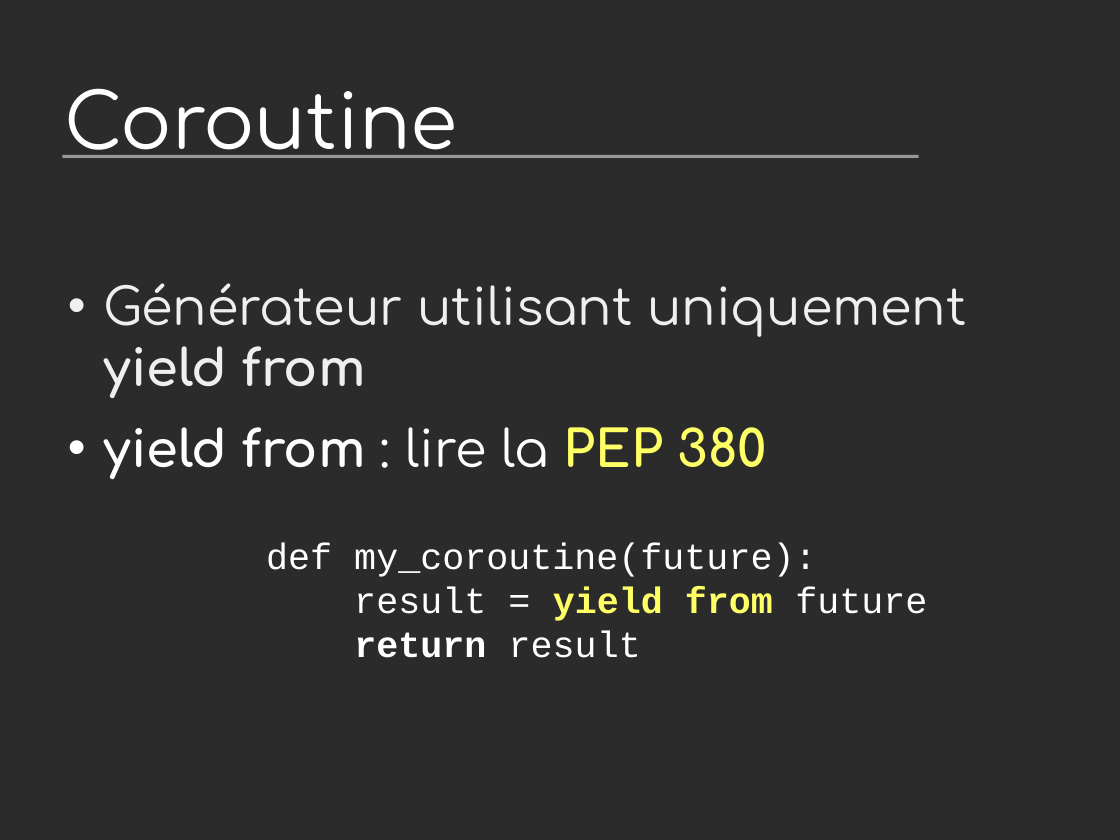
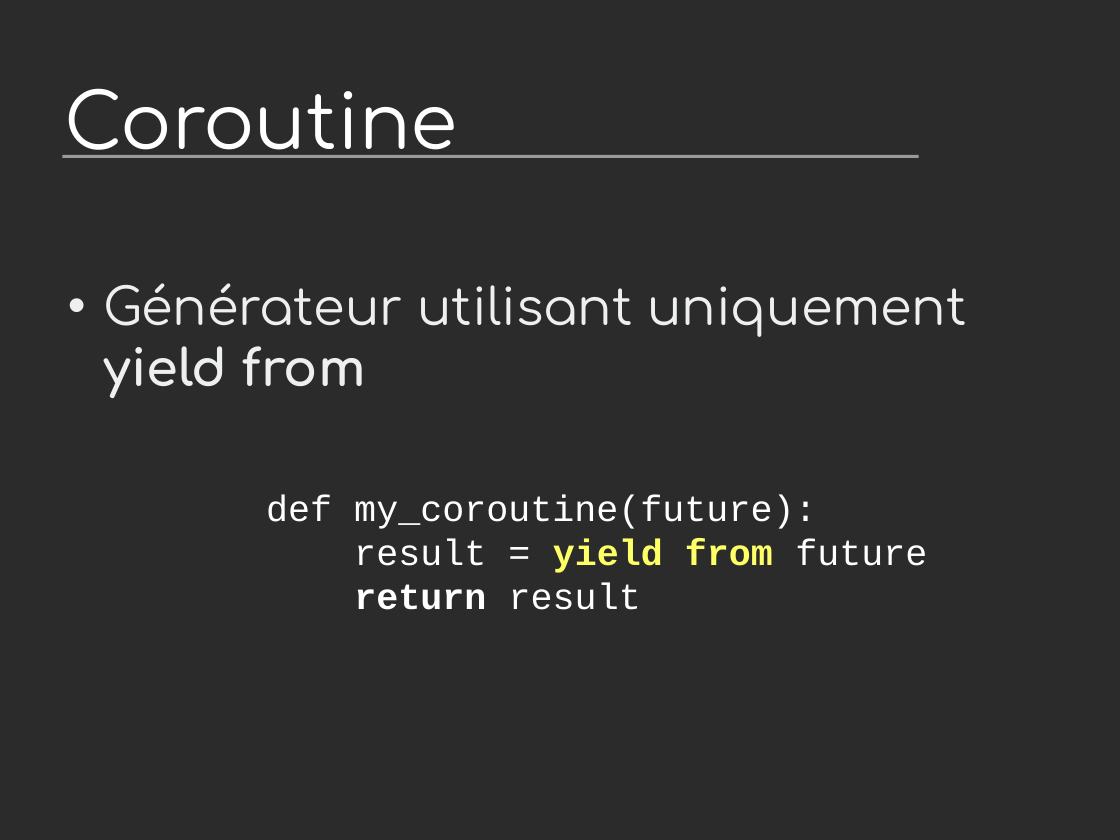
Before and after one commit to vstinner/talks, a slide deck: slide 29 of 2014-Pycon-Lyon/asyncio.odp (slide 30 before the commit). Drawn at 1120x840 pixels with LibreOffice and Linux fonts; fonts in the diff are those of the drawing; background and template pictures are left out; a plain dark background stands for a picture behind light text. Boxes give left, top, right and bottom in pixels: in the first picture for what was removed or moved away, otherwise in the second. Text is boxed around its words. In the diff, an @@ line names an element or a change of style, - is before the commit and + after.

```diff
--- a/2014-Pycon-Lyon/asyncio.odp
+++ b/2014-Pycon-Lyon/asyncio.odp
@@ text at [104, 427, 767, 479]: paragraph removed @@
-• yield from : lire la PEP 380
@@ text "def my_coroutine(future):": place and size @@
-text "def my_coroutine(future):" at [266, 543, 927, 658]
+text "def my_coroutine(future):" at [266, 495, 927, 610]
```
Also in this commit, not shown: 4 other slides changed, 1 slide added, 1 slide removed, 14 other files.
